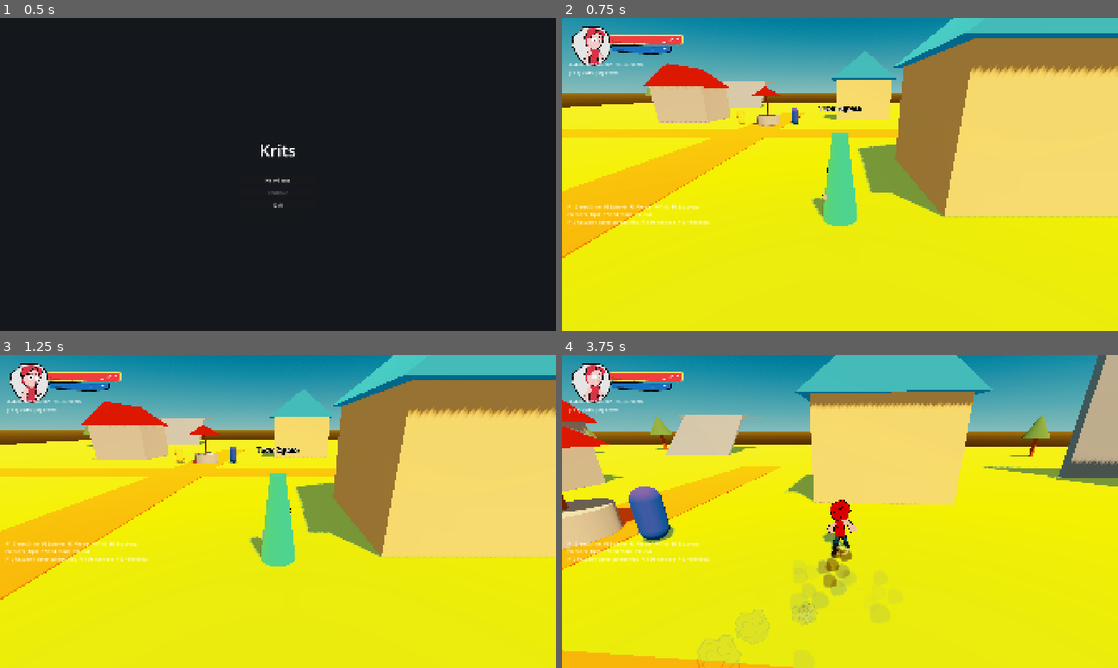
Above: before the commit, frames 1-4 (two rows, left to right).
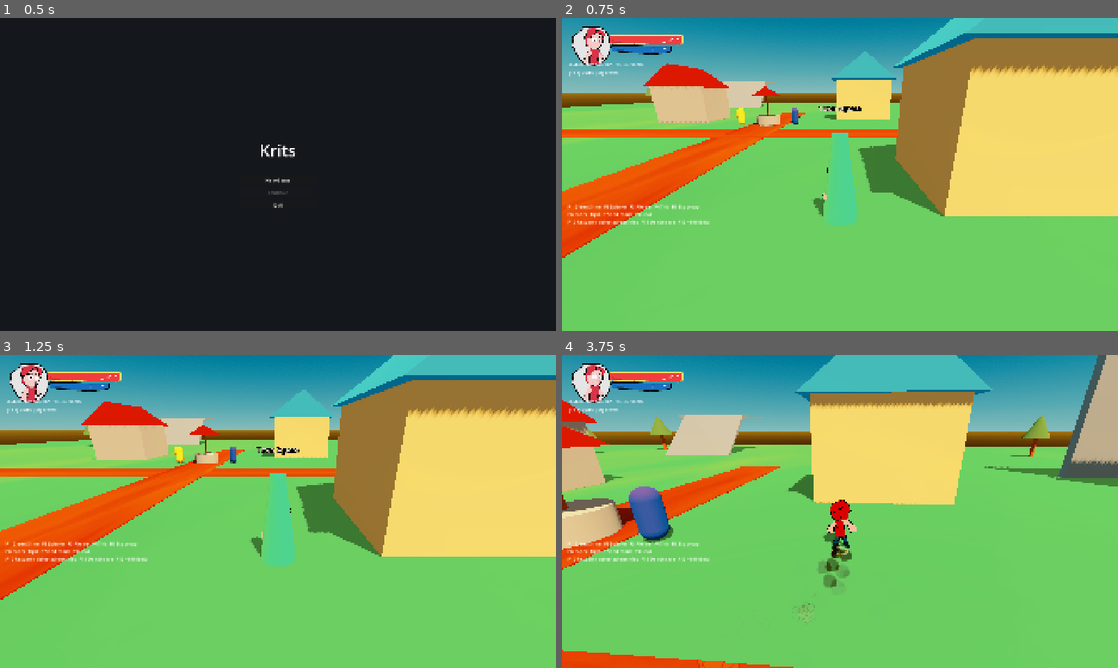
Above: after the commit, the same moments.

Repository: doggoanim/Krits
Game: Godot game, scene res://ui/main_menu.tscn
The game is run twice, just before and just after one commit, with the same random seed, the same clock (stepped at 60 frames per second) and the same inputs.
Inputs (mouse positions are in pixels of both pictures, inside the frame that each line leads up to):
- Up to frame 1 (0.5 s): no input
- Up to frame 2 (0.75 s): click "New Game" at 0.5 s
- Up to frame 3 (1.25 s): no input
- Up to frame 4 (3.75 s): tap Enter at 1.25 s; move the mouse to (867, 511) at 1.27 s; hold Ctrl (crouch_pound) 1.28-2.03 s; hold W (move_forward) from 1.28 s (still down); tap Space (jump) at 1.52, 2.27 s; move the mouse to (812, 511) at 2.02 s; tap E (interact) at 2.1 s; move the mouse to (851, 505) at 2.77 s; hold Shift (roll_dive) 2.78-3.53 s; move the mouse to (834, 517) at 3.52 s; tap Ctrl (crouch_pound) at 3.6 s

Frame 1 is identical in both runs. In frame 2, 56% of the frame differs, in the area x 0-100%, y 27-100%; in frame 3, 56%; in frame 4, 61%, in the area x 0-100%, y 28-100%.

Commit message:
addded some textures

Diff:
--- a/world/hometown.tscn
+++ b/world/hometown.tscn
@@ -1,15 +1,18 @@
 [gd_scene format=3 uid="uid://e8rvqd3sxvy3"]
 
+[ext_resource type="Texture2D" uid="uid://8rimybdfgoy2" path="res://assets/textures/grass.jpg" id="1_epjlq"]
 [ext_resource type="Resource" path="res://dialogue/npcs/mira/greet.tres" id="1_mira_dialogue"]
 [ext_resource type="Script" uid="uid://cqm40rgc7tlpf" path="res://world/npc.gd" id="1_npc"]
+[ext_resource type="Texture2D" uid="uid://dnow7nufbdxah" path="res://assets/textures/dirt.jpg" id="1_o4qy2"]
+[ext_resource type="Script" uid="uid://cs21yl2vng0jt" path="res://world/shop_keeper.gd" id="1_shopkeeper"]
 [ext_resource type="Script" uid="uid://c4mis6pkpkvbk" path="res://world/spawnpoint.gd" id="1_spawn"]
-[ext_resource type="Script" path="res://world/shop_keeper.gd" id="1_shopkeeper"]
 
 [sub_resource type="BoxShape3D" id="Shape_Ground"]
 size = Vector3(120, 1, 120)
 
 [sub_resource type="StandardMaterial3D" id="Mat_Grass"]
 albedo_color = Color(0.5686275, 0.73333335, 0.30588236, 1)
+albedo_texture = ExtResource("1_epjlq")
 
 [sub_resource type="BoxMesh" id="Mesh_Ground"]
 size = Vector3(120, 1, 120)
@@ -19,6 +22,7 @@
 
 [sub_resource type="StandardMaterial3D" id="Mat_DirtPath"]
 albedo_color = Color(0.6509804, 0.42745098, 0.11372549, 1)
+albedo_texture = ExtResource("1_o4qy2")
 
 [sub_resource type="BoxMesh" id="Mesh_PathNS"]
 size = Vector3(4, 0.05, 44)
@@ -116,6 +120,7 @@
 
 [sub_resource type="StandardMaterial3D" id="Mat_HillStep"]
 albedo_color = Color(0.6509804, 0.42745098, 0.11372549, 1)
+albedo_texture = ExtResource("1_o4qy2")
 
 [sub_resource type="BoxMesh" id="Mesh_Step1"]
 size = Vector3(4, 1.5, 10)
@@ -137,6 +142,7 @@
 
 [sub_resource type="StandardMaterial3D" id="Mat_HillTop"]
 albedo_color = Color(0.5686275, 0.73333335, 0.30588236, 1)
+albedo_texture = ExtResource("1_epjlq")
 
 [sub_resource type="BoxMesh" id="Mesh_HillTop"]
 size = Vector3(10, 1, 10)
@@ -289,6 +295,7 @@
 shape = SubResource("Shape_Ground")
 
 [node name="Mesh" type="MeshInstance3D" parent="Ground" unique_id=2028200518]
+transform = Transform3D(1, 0, 0, 0, 1, 0, 0, 0, 1, 0.00048160553, 0, 0.022073746)
 material_override = SubResource("Mat_Grass")
 mesh = SubResource("Mesh_Ground")
 
Binary file added: assets/textures/dirt.jpg
Not shown, added: assets/textures/dirt.jpg.import
Binary file added: assets/textures/grass.jpg
Not shown, added: assets/textures/grass.jpg.import
